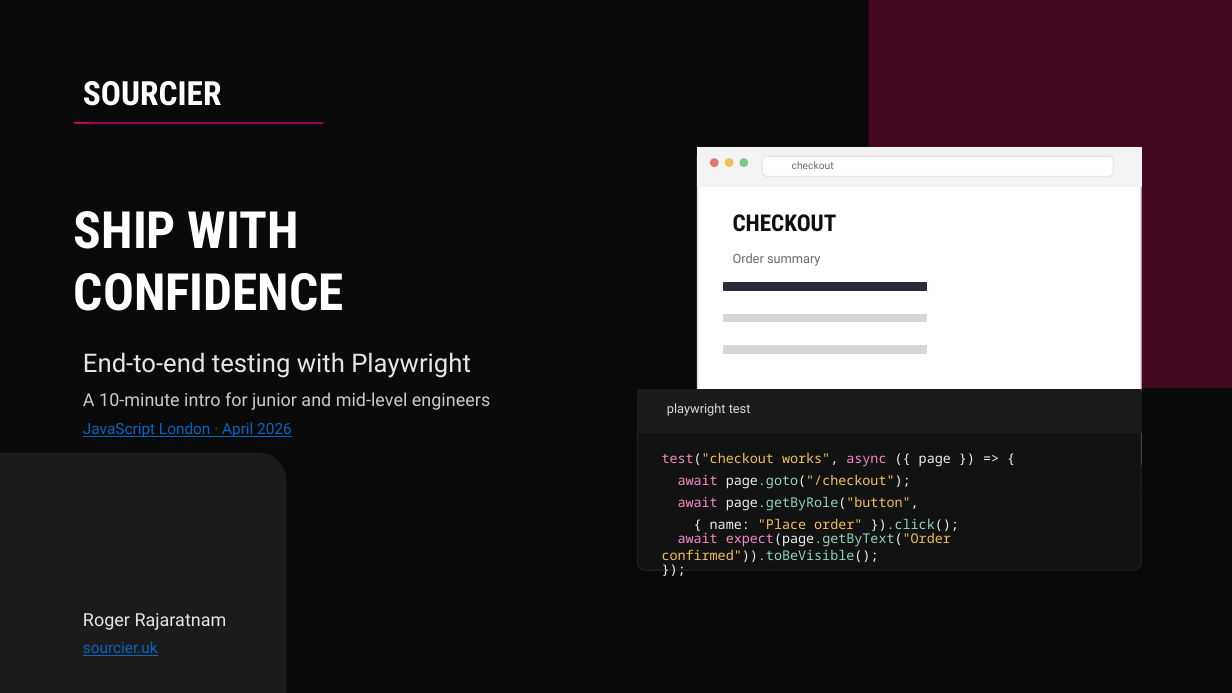
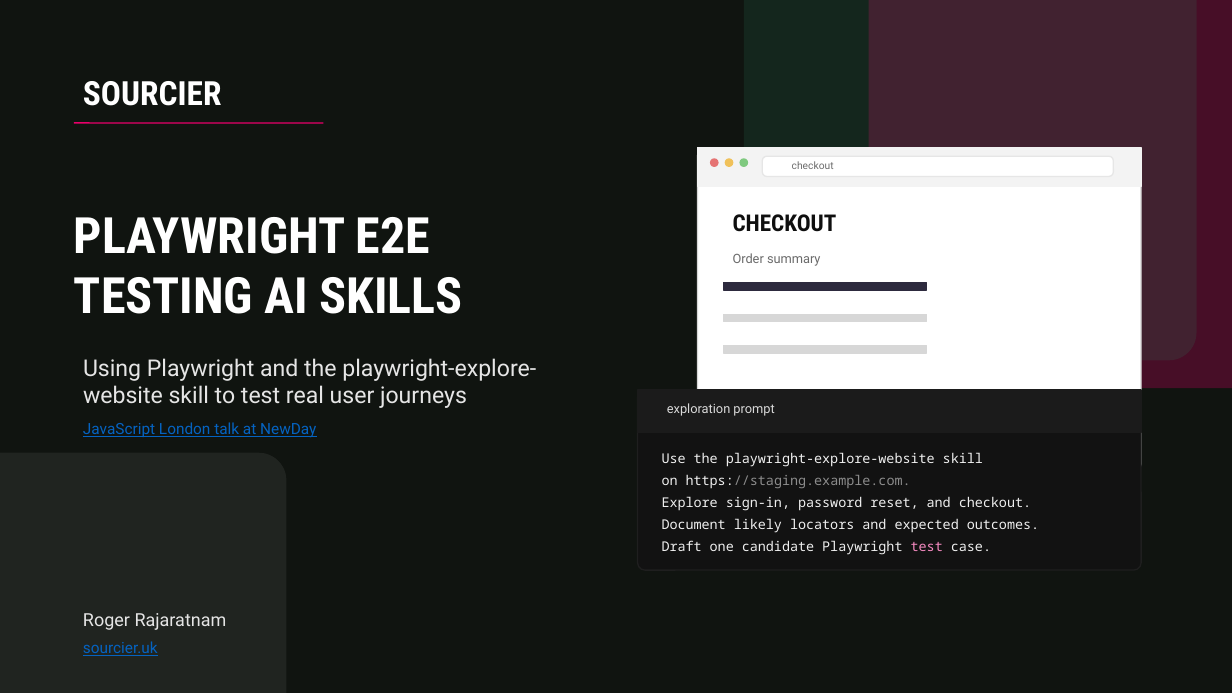
Before and after one commit to sourcier/web-sourcier.uk, a slide deck: slide 1 of public/talks/playwright-e2e-testing-talk.pptx. Drawn at 1232x693 pixels with LibreOffice and Linux fonts; fonts in the diff are those of the drawing. Boxes give left, top, right and bottom in pixels: in the first picture for what was removed or moved away, otherwise in the second. Text is boxed around its words. In the diff, an @@ line names an element or a change of style, - is before the commit and + after.

```diff
--- a/public/talks/playwright-e2e-testing-talk.pptx
+++ b/public/talks/playwright-e2e-testing-talk.pptx
@@ background #0A0A0A to #101410 @@
@@ rounded rectangle added at bbox=[744, 0, 1197, 360], fill #2A7D5B at 18% opacity @@
@@ text at bbox=[74, 217, 463, 314]: text changed; size 20 to 39 pt; font Roboto to Roboto Condensed; text colour #E5E5E5 to #FFFFFF; bold on @@
-End-to-end testing with Playwright
+PLAYWRIGHT E2E
+TESTING AI SKILLS
@@ text removed at bbox=[74, 211, 344, 311] @@
-SHIP WITH
-CONFIDENCE
@@ text at bbox=[83, 358, 536, 408]: text changed; size 14 to 18 pt; text colour #C9C9C9 to #E5E5E5 @@
-A 10-minute intro for junior and mid-level engineers
+Using Playwright and the playwright-explore-website skill to test real user journeys
@@ text at bbox=[667, 403, 774, 416]: text changed @@
-playwright test
+exploration prompt
@@ text at bbox=[83, 422, 316, 438]: text changed @@
-JavaScript London · April 2026
+JavaScript London talk at NewDay
@@ text at bbox=[662, 452, 983, 467]: text changed; text colour #F0C15A to #EFEFEF @@
-test("checkout works", async ({ page }) => {
+Use the playwright-explore-website skill
@@ text at bbox=[662, 475, 911, 488]: text changed; text colour #F0C15A to #8C8C8C @@
-await page.goto("/checkout");
+on https://staging.example.com.
@@ text at bbox=[662, 496, 1031, 511]: text changed; text colour #8BD6C0 to #EFEFEF @@
-await page.getByRole("button",
+Explore sign-in, password reset, and checkout.
@@ text at bbox=[662, 518, 1039, 533]: text changed; text colour #F0C15A to #EFEFEF @@
-{ name: "Place order" }).click();
+Document likely locators and expected outcomes.
@@ text at bbox=[662, 540, 991, 555]: text changed; text colour #8BD6C0 to #EFEFEF @@
-await expect(page.getByText("Order confirmed")).toBeVisible();
+Draft one candidate Playwright test case.
@@ text removed at bbox=[662, 560, 1117, 578] @@
-});
```
Also in this commit, not shown: 7 other slides changed, 3 slides added, 3 slides removed, 3 other files.
